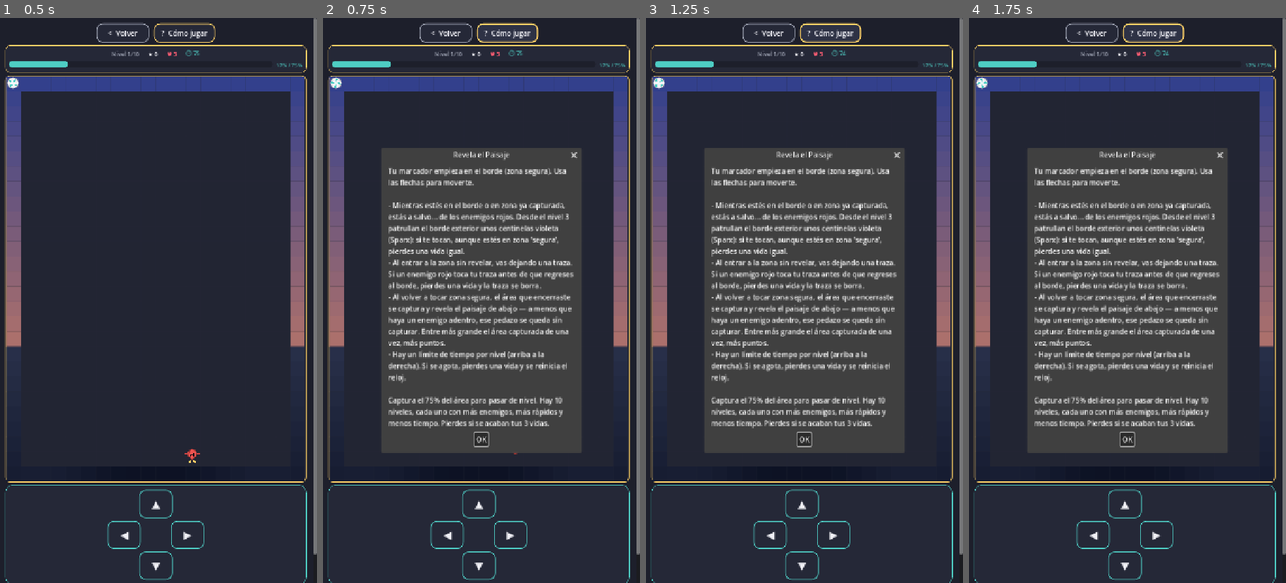
Above: before the commit, frames 1-4 (left to right).
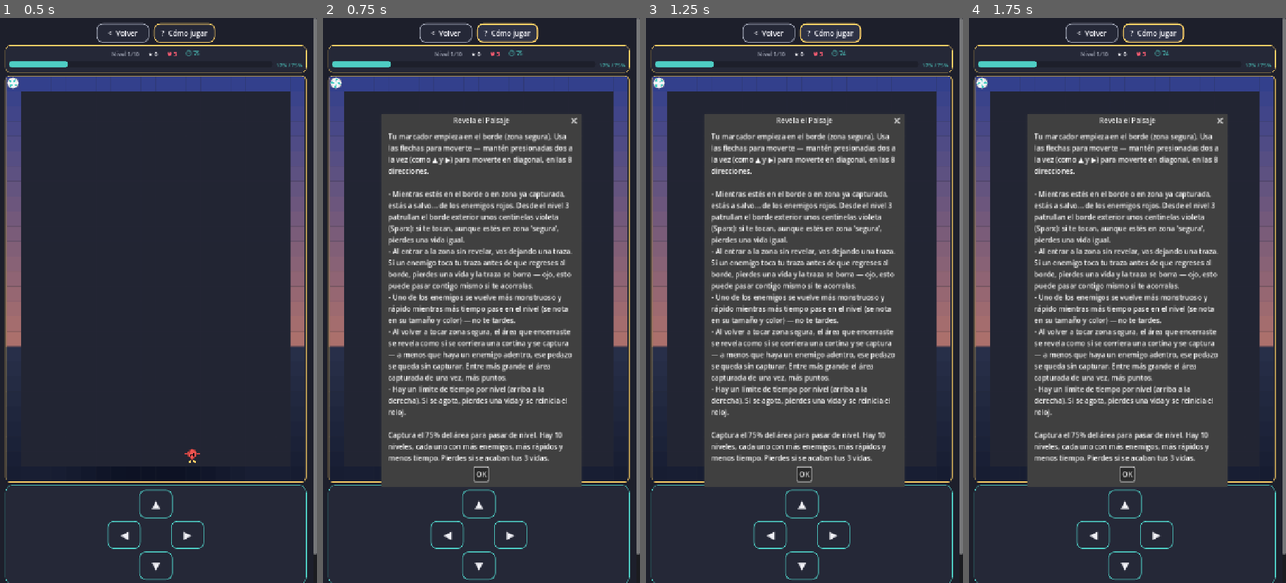
Above: after the commit, the same moments.

Repository: jfrodriguezva/Arcade
Game: Godot game, scene res://games/arcade/panic_reveal/panic_reveal.tscn
Two runs of this game, one before a commit and one after it. Both use one fixed random seed, a clock stepped at 60 frames per second and the inputs below. This scene is started directly instead of the project's main scene.
Inputs:
- Up to frame 1 (0.5 s): no input
- Up to frame 2 (0.75 s): click "? Cómo jugar" at 0.5 s
- Up to frame 3 (1.25 s): no input
- Up to frame 4 (1.75 s): click "? Cómo jugar" at 1.25 s

Frame 1 is identical in both runs. In frame 2, 17% of the frame differs, in the area x 18-82%, y 17-83%; in frame 3, 17%; in frame 4, 17%.

Commit message:
Revela el Paisaje: mecánica más idéntica al Gals Panic original
Movimiento en las 8 direcciones: mantener presionadas dos flechas no
opuestas (p. ej. ▲ + ▶) mueve en diagonal, no solo ortogonal. Un paso
diagonal tarda sqrt(2) veces más que uno recto, así la velocidad real
en distancia es igual en cualquier dirección — igual que el marcador
del arcade original, que se mueve a velocidad constante. Se verificó
explícitamente (con un rombo cerrado hecho solo de pasos diagonales)
que el flood-fill que decide qué queda encerrado sigue funcionando
bien con trazos diagonales, sin necesitar lógica extra.

El área revelada ya no aparece de golpe: se cubre con un tono oscuro
sólido y se barre de izquierda a derecha revelando el color real
celda por celda, como si se corriera una cortina — más parecido al
reveal del arcade real que un cambio de color instantáneo.

Se agrega el temporizador que "convierte a monstruo": uno de los
enemigos se pone más grande, rojo y rápido mientras más tiempo pase
en el nivel (dos etapas de escalada), presionando a no tardarse — un
mecanismo central del Gals Panic original que no existía.

Verificado con test headless dedicado (combinaciones de 8 direcciones,
duración uniforme del paso diagonal, movimiento diagonal real, un
rombo diagonal cerrado que encierra su interior correctamente, la
cortina revela con el color final tras terminar su animación, las
tres etapas del monstruo cambian forma/velocidad) más 300 frames de
juego real y regresión completa de las 30 escenas del proyecto.

Co-Authored-By: Claude Sonnet 5 <noreply@anthropic.com>

Diff:
--- a/games/arcade/panic_reveal/panic_reveal.gd
+++ b/games/arcade/panic_reveal/panic_reveal.gd
@@ -24,12 +24,21 @@
 const LEVEL_TIME_MIN := 42.0
 const SPARX_MIN_LEVEL := 3
 const SPARX_SPEED := 6.0  # celdas de borde por segundo
-
-const HELP_TEXT := "Tu marcador empieza en el borde (zona segura). Usa las flechas para moverte.
+const DIAGONAL_FACTOR := 1.41421356  # sqrt(2): un paso diagonal recorre más distancia real,
+	# así que tarda lo mismo por segundo (no "más rápido") que uno recto, igual que en el
+	# arcade original donde el marcador se mueve a velocidad constante en cualquier dirección.
+const MONSTER_STAGES := [
+	{"shape": "alien", "color": UIKit.COLOR_DANGER, "color2": UIKit.COLOR_ACCENT_3, "scale": 0.88, "speed_mult": 1.0},
+	{"shape": "sentry", "color": Color(0.85, 0.20, 0.20), "color2": UIKit.COLOR_ACCENT_3, "scale": 1.05, "speed_mult": 1.35},
+	{"shape": "critter", "color": Color(0.55, 0.05, 0.10), "color2": Color(1.0, 0.6, 0.2), "scale": 1.3, "speed_mult": 1.8},
+]
+
+const HELP_TEXT := "Tu marcador empieza en el borde (zona segura). Usa las flechas para moverte — mantén presionadas dos a la vez (como ▲ y ▶) para moverte en diagonal, en las 8 direcciones.
 
 - Mientras estés en el borde o en zona ya capturada, estás a salvo... de los enemigos rojos. Desde el nivel 3 patrullan el borde exterior unos centinelas violeta (Sparx): si te tocan, aunque estés en zona 'segura', pierdes una vida igual.
-- Al entrar a la zona sin revelar, vas dejando una traza. Si un enemigo rojo toca tu traza antes de que regreses al borde, pierdes una vida y la traza se borra.
-- Al volver a tocar zona segura, el área que encerraste se captura y revela el paisaje de abajo — a menos que haya un enemigo adentro, ese pedazo se queda sin capturar. Entre más grande el área capturada de una vez, más puntos.
+- Al entrar a la zona sin revelar, vas dejando una traza. Si un enemigo toca tu traza antes de que regreses al borde, pierdes una vida y la traza se borra — ojo, esto puede pasar contigo mismo si te acorralas.
+- Uno de los enemigos se vuelve más monstruoso y rápido mientras más tiempo pase en el nivel (se nota en su tamaño y color) — no te tardes.
+- Al volver a tocar zona segura, el área que encerraste se revela como si se corriera una cortina y se captura — a menos que haya un enemigo adentro, ese pedazo se queda sin capturar. Entre más grande el área capturada de una vez, más puntos.
 - Hay un límite de tiempo por nivel (arriba a la derecha). Si se agota, pierdes una vida y se reinicia el reloj.
 
 Captura el 75% del área para pasar de nivel. Hay 10 niveles, cada uno con más enemigos, más rápidos y menos tiempo. Pierdes si se acaban tus 3 vidas."
@@ -40,6 +49,13 @@
 
 var player_cell: Vector2i = Vector2i.ZERO
 var current_dir: Vector2i = Vector2i.ZERO
+## Cada flecha se sostiene de forma independiente; combinando dos no
+## opuestas (p. ej. arriba + derecha) se obtienen las 8 direcciones, en
+## vez de solo las 4 ortogonales.
+var held_up: bool = false
+var held_down: bool = false
+var held_left: bool = false
+var held_right: bool = false
 var move_timer: float = 0.0
 ## El marcador (y los enemigos) ya no "saltan" de celda en celda: cada
 ## paso se interpola suavemente entre la posición anterior y la nueva a
@@ -183,8 +199,8 @@
 	dpad_row1.alignment = BoxContainer.ALIGNMENT_CENTER
 	dpad_vbox.add_child(dpad_row1)
 	var up_btn := _make_dir_button("▲")
-	up_btn.button_down.connect(func() -> void: _set_dir(Vector2i(0, -1)))
-	up_btn.button_up.connect(func() -> void: _clear_dir(Vector2i(0, -1)))
+	up_btn.button_down.connect(func() -> void: held_up = true; _update_dir())
+	up_btn.button_up.connect(func() -> void: held_up = false; _update_dir())
 	dpad_row1.add_child(up_btn)
 
 	var dpad_row2 := HBoxContainer.new()
@@ -192,20 +208,20 @@
 	dpad_row2.add_theme_constant_override("separation", 68)
 	dpad_vbox.add_child(dpad_row2)
 	var left_btn := _make_dir_button("◀")
-	left_btn.button_down.connect(func() -> void: _set_dir(Vector2i(-1, 0)))
-	left_btn.button_up.connect(func() -> void: _clear_dir(Vector2i(-1, 0)))
+	left_btn.button_down.connect(func() -> void: held_left = true; _update_dir())
+	left_btn.button_up.connect(func() -> void: held_left = false; _update_dir())
 	dpad_row2.add_child(left_btn)
 	var right_btn := _make_dir_button("▶")
-	right_btn.button_down.connect(func() -> void: _set_dir(Vector2i(1, 0)))
-	right_btn.button_up.connect(func() -> void: _clear_dir(Vector2i(1, 0)))
+	right_btn.button_down.connect(func() -> void: held_right = true; _update_dir())
+	right_btn.button_up.connect(func() -> void: held_right = false; _update_dir())
 	dpad_row2.add_child(right_btn)
 
 	var dpad_row3 := HBoxContainer.new()
 	dpad_row3.alignment = BoxContainer.ALIGNMENT_CENTER
 	dpad_vbox.add_child(dpad_row3)
 	var down_btn := _make_dir_button("▼")
-	down_btn.button_down.connect(func() -> void: _set_dir(Vector2i(0, 1)))
-	down_btn.button_up.connect(func() -> void: _clear_dir(Vector2i(0, 1)))
+	down_btn.button_down.connect(func() -> void: held_down = true; _update_dir())
+	down_btn.button_up.connect(func() -> void: held_down = false; _update_dir())
 	dpad_row3.add_child(down_btn)
 
 	var restart_btn := Button.new()
@@ -225,13 +241,18 @@
 	return btn
 
 
-func _set_dir(d: Vector2i) -> void:
-	current_dir = d
-
-
-func _clear_dir(d: Vector2i) -> void:
-	if current_dir == d:
-		current_dir = Vector2i.ZERO
+func _update_dir() -> void:
+	var dx := 0
+	var dy := 0
+	if held_left and not held_right:
+		dx = -1
+	elif held_right and not held_left:
+		dx = 1
+	if held_up and not held_down:
+		dy = -1
+	elif held_down and not held_up:
+		dy = 1
+	current_dir = Vector2i(dx, dy)
 
 
 func _landscape_color(gx: int, gy: int, lvl: int) -> Color:
@@ -274,7 +295,7 @@
 		target_colors.append(color_row)
 
 	player_cell = Vector2i(0, 0)
-	current_dir = Vector2i.ZERO
+	_update_dir()
 	move_timer = 0.0
 	player_prev_pos = Vector2.ZERO
 	player_target_pos = Vector2.ZERO
@@ -303,6 +324,10 @@
 			"kind": "qix", "pos": pos, "dir": start_dir, "view": view,
 			"interval": enemy_interval, "timer": 0.0, "phase": randf(),
 			"prev_pixel": pix, "target_pixel": pix,
+			# Solo el primer "qix" del nivel se vuelve un monstruo con el
+			# tiempo — que todos escalen a la vez sería demasiado, y en el
+			# arcade original es un único enemigo el que se transforma.
+			"is_lead": i == 0, "monster_stage": 0, "base_interval": enemy_interval,
 		})
 
 	# Sparx: centinelas que patrullan el borde exterior desde el nivel 3 —
@@ -341,6 +366,33 @@
 	return max(LEVEL_TIME_MIN, LEVEL_TIME_BASE - (level - 1) * 3.5)
 
 
+func _update_monster_evolution() -> void:
+	## Uno de los enemigos se pone más grande, rojo y rápido mientras más
+	## tiempo pase en el nivel, como el temporizador que "convierte a
+	## monstruo" del arcade original — presión extra por no tardarse.
+	var limit: float = _level_time_limit()
+	if limit <= 0.0:
+		return
+	var elapsed_ratio: float = 1.0 - clamp(time_left / limit, 0.0, 1.0)
+	var stage := 0
+	if elapsed_ratio >= 0.75:
+		stage = 2
+	elif elapsed_ratio >= 0.4:
+		stage = 1
+	for e: Dictionary in enemies:
+		if e.get("is_lead", false) and e["monster_stage"] != stage:
+			_evolve_monster(e, stage)
+
+
+func _evolve_monster(e: Dictionary, stage: int) -> void:
+	e["monster_stage"] = stage
+	var s: Dictionary = MONSTER_STAGES[stage]
+	var sz: float = CELL * 0.88 * float(s["scale"])
+	e["view"].size = Vector2(sz, sz)
+	e["view"].setup(s["shape"], s["color"], s["color2"], e["view"].seed_i)
+	e["interval"] = float(e["base_interval"]) / float(s["speed_mult"])
+
+
 func _build_perimeter() -> void:
 	## Recorre el anillo exterior del grid en orden, para que los Sparx
 	## puedan patrullarlo incrementando/decrementando un solo índice.
@@ -387,15 +439,18 @@
 		_time_out()
 		return
 
+	_update_monster_evolution()
+
 	move_timer += delta
-	if move_timer >= MOVE_INTERVAL:
+	var tick_interval: float = MOVE_INTERVAL * (DIAGONAL_FACTOR if (current_dir.x != 0 and current_dir.y != 0) else 1.0)
+	if move_timer >= tick_interval:
 		move_timer = 0.0
 		player_prev_pos = Vector2(player_cell) * CELL
 		if current_dir != Vector2i.ZERO:
 			_try_move_player()
 		player_target_pos = Vector2(player_cell) * CELL
 	if state == "playing":
-		var pt: float = clamp(move_timer / MOVE_INTERVAL, 0.0, 1.0)
+		var pt: float = clamp(move_timer / tick_interval, 0.0, 1.0)
 		player_view.position = player_prev_pos.lerp(player_target_pos, pt)
 
 	# El marcador gira más rápido mientras traza una línea activa (peligro),
@@ -468,23 +523,23 @@
 		if e["kind"] == "qix":
 			_flood_fill_from(e["pos"], reachable)
 
-	var newly_captured := 0
+	var newly_cells: Array = []
 	for y in range(GRID_H):
 		for x in range(GRID_W):
 			var key := Vector2i(x, y)
 			if grid_state[y][x] == "trail":
 				grid_state[y][x] = "captured"
-				newly_captured += 1
+				newly_cells.append(key)
 			elif grid_state[y][x] == "open" and not reachable.has(key):
 				grid_state[y][x] = "captured"
-				newly_captured += 1
+				newly_cells.append(key)
 
 	trail.clear()
-	_redraw_grid()
+	_curtain_reveal(newly_cells)
 	# Puntaje proporcional al área encerrada de una sola vez (como el
 	# arcade original: capturas grandes valen mucho más que ir celda a
 	# celda), con un pequeño extra fijo por cerrar el trazo.
-	score += 20 + newly_captured * 2
+	score += 20 + newly_cells.size() * 2
 	_update_hud()
 
 	if _capture_percent() >= CAPTURE_TARGET:
@@ -561,7 +616,7 @@
 		grid_state[c.y][c.x] = "open"
 	trail.clear()
 	player_cell = Vector2i(0, 0)
-	current_dir = Vector2i.ZERO
+	_update_dir()
 	move_timer = 0.0
 	# Reinicio instantáneo (no un planeo desde donde murió): tanto el punto
 	# de partida como el de llegada de la interpolación quedan en el origen.
@@ -600,6 +655,34 @@
 	stats[key] = stats.get(key, 0) + 1
 	stats["best_score"] = max(stats.get("best_score", 0), score)
 	SaveManager.set_game_data(GAME_ID, stats)
+
+
+func _curtain_reveal(cells: Array) -> void:
+	## En vez de que el área capturada aparezca de golpe, se cubre con un
+	## tono oscuro sólido ("cortina" cerrada) y luego se barre de izquierda
+	## a derecha revelando el color real celda por celda, como si se
+	## corriera una cortina — más parecido al reveal del Gals Panic real
+	## que un cambio de color instantáneo.
+	if cells.is_empty():
+		return
+	cells.sort_custom(func(a: Vector2i, b: Vector2i) -> bool: return a.x < b.x if a.x != b.x else a.y < b.y)
+
+	var curtain_color := Color(0.05, 0.05, 0.08)
+	for c: Vector2i in cells:
+		var view: Panel = cell_views[c.y][c.x]
+		view.add_theme_stylebox_override("panel", UIKit.stylebox(curtain_color, Color(0, 0, 0, 0), 1))
+
+	var n: int = cells.size()
+	var duration: float = clamp(0.15 + n * 0.006, 0.2, 0.9)
+	var tw := create_tween()
+	tw.tween_method(_reveal_sweep_step.bind(cells), 0.0, 1.0, duration)
+
+
+func _reveal_sweep_step(t: float, cells: Array) -> void:
+	var target: int = int(ceil(t * cells.size()))
+	for i in range(target):
+		var c: Vector2i = cells[i]
+		_style_cell(c.y, c.x)
 
 
 func _redraw_grid() -> void:
